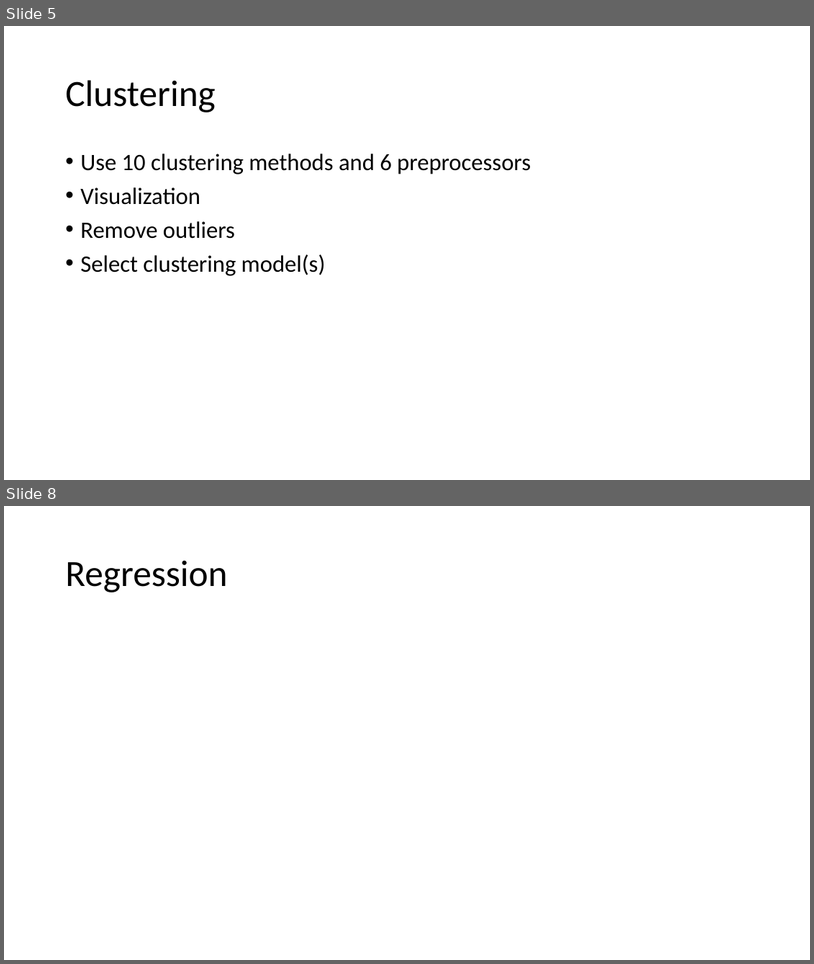
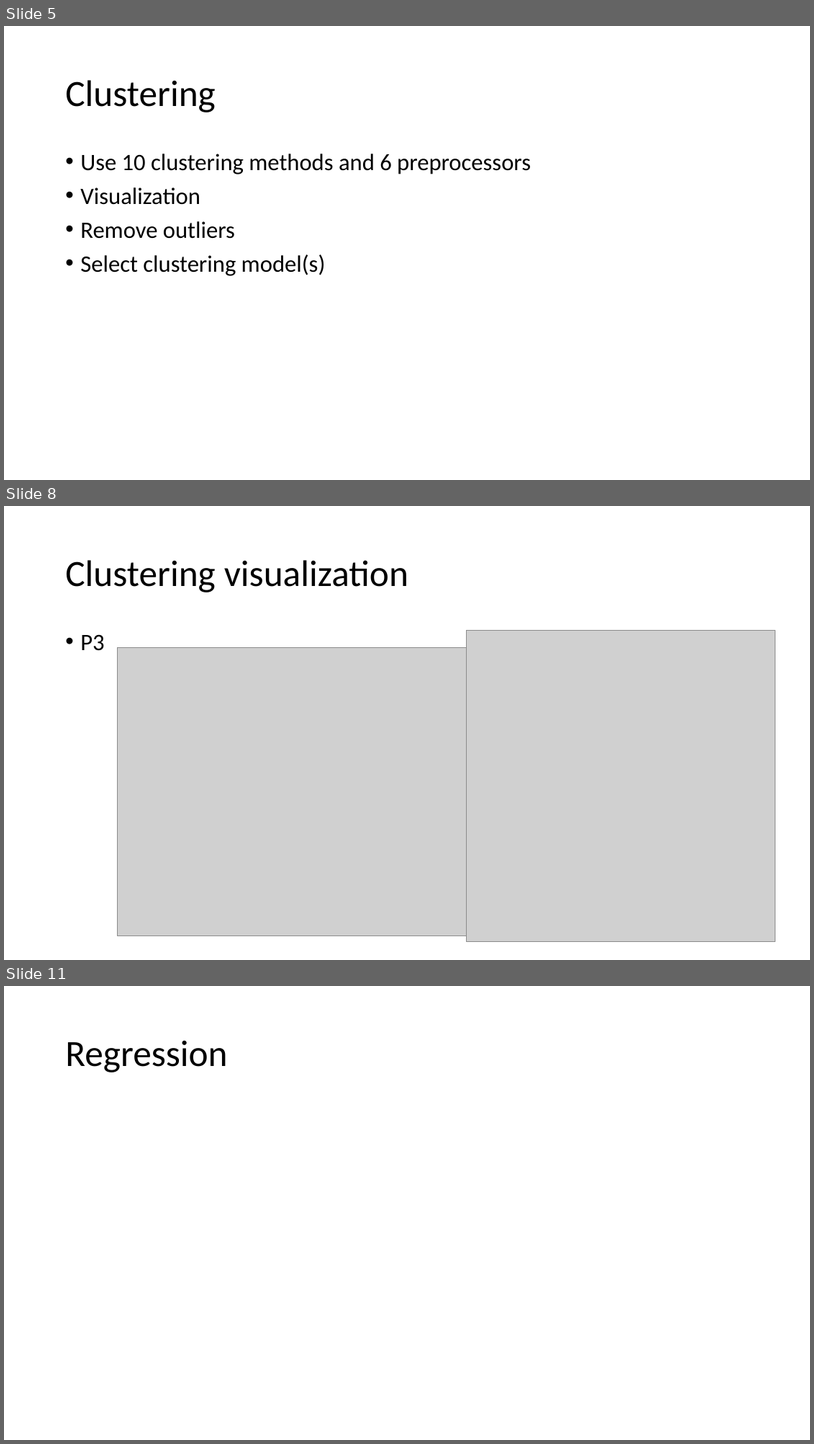
Before and after one commit to GXG-CS/Smart-Cameras, a slide deck: Benchmark.pptx. Shown one above the other, each under a label of ours: slides 5 and 8 before the commit, slides 5, 8 and 11 after it; the slides between them are not shown. The pictures are 814x964 and 814x1444 pixels, drawn with LibreOffice and Linux fonts; fonts in the diff are those of the drawing; grey boxes stand for pictures. Boxes give left, top, right and bottom in pixels: in the first picture for what was removed or moved away, otherwise in the second. Text is boxed around its words. In the diff, an @@ line names an element or a change of style, - is before the commit and + after.

```diff
--- a/Benchmark.pptx
+++ b/Benchmark.pptx
@@ slide 8 added at [4,506,810,960], background #FFFFFF @@
@@ title added at [65,560,409,592], 44 pt, text #000000 @@
+Clustering visualization
@@ text added at [80,634,104,651], 28 pt, text #000000 @@
+• P3
@@ picture added at [467,631,776,941] @@
@@ picture added at [118,648,467,936] @@
@@ what was slide 8 is now slide 11 @@
```
Also in this commit, not shown: 1 slide changed, 3 other slides added, 1 slide removed, 13 other files.
